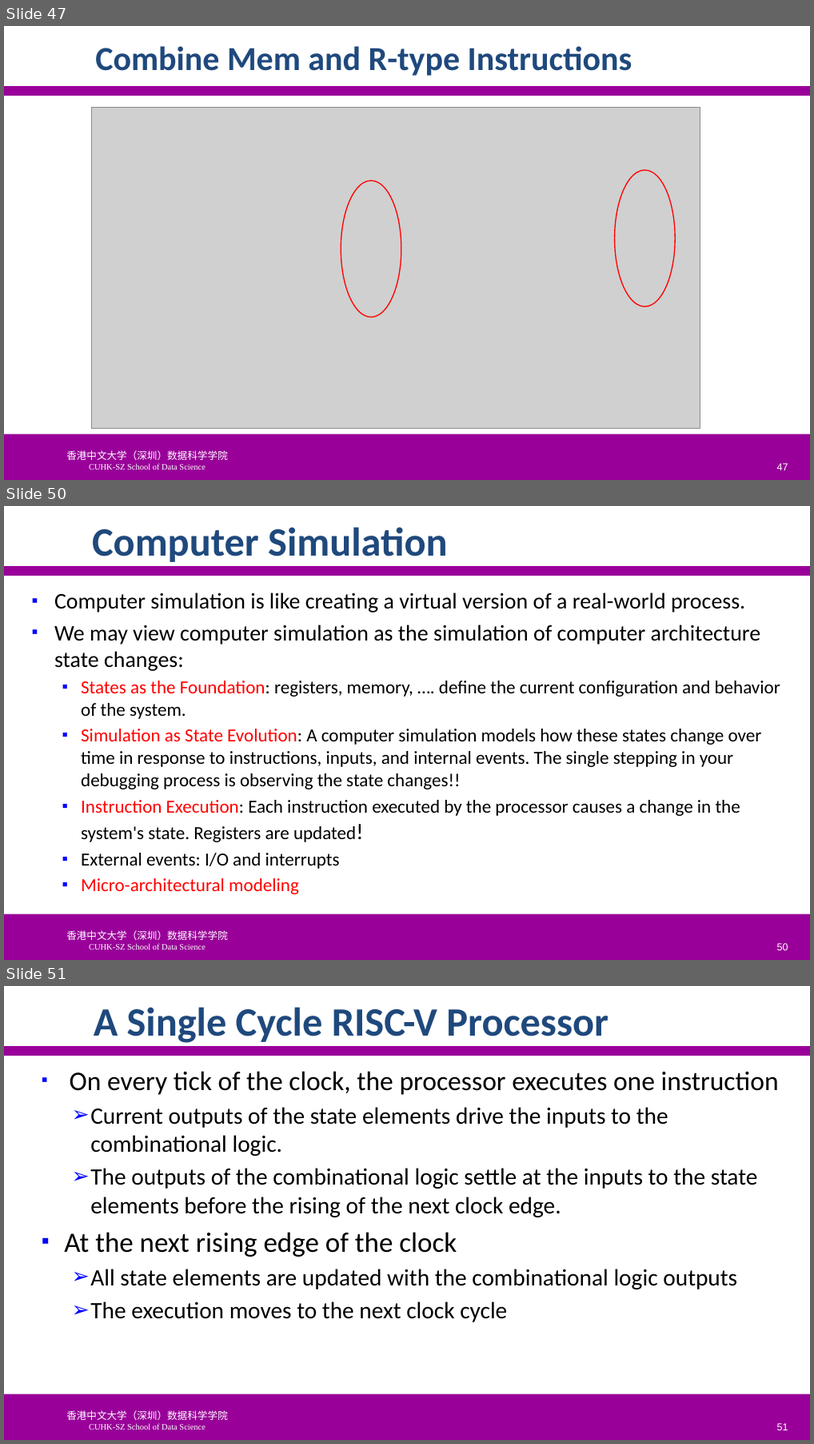
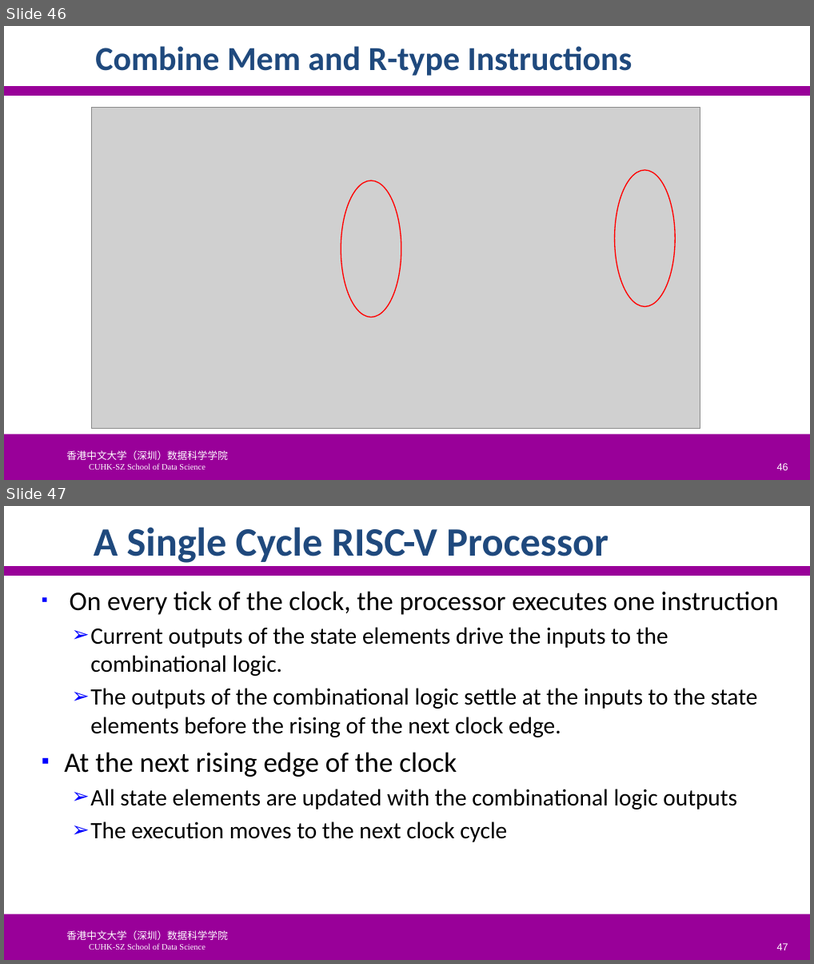
Before and after one commit to SUNCHAOYI923/CMU_CSAPP, a slide deck: slide/CA3060-4-ProcessorArchitecture.pptx. Shown one above the other, each under a label of ours: slides 47, 50 and 51 before the commit, slides 46 and 47 after it; the slides between them are not shown. The pictures are 814x1444 and 814x964 pixels, drawn with LibreOffice and Linux fonts; fonts in the diff are those of the drawing; grey boxes stand for pictures; background and template pictures are left out. Boxes give left, top, right and bottom in pixels: in the first picture for what was removed or moved away, otherwise in the second. Text is boxed around its words. In the diff, an @@ line names an element or a change of style, - is before the commit and + after.

```diff
--- a/slide/CA3060-4-ProcessorArchitecture.pptx
+++ b/slide/CA3060-4-ProcessorArchitecture.pptx
@@ slide 50 removed at [4, 506, 810, 960], background #FFFFFF; not listed: 3 template elements that a slide beside it also shows @@
@@ title removed at [92, 527, 447, 562] @@
-Computer Simulation
@@ text removed at [54, 592, 781, 894] @@
-▪ Computer simulation is like creating a virtual version of a real-world process.
-▪ We may view computer simulation as the simulation of computer architecture state changes:
-  ▪ States as the Foundation: registers, memory, …. define the current configuration and behavior of the system.
-  ▪ Simulation as State Evolution: A computer simulation models how these states change over time in response to instructions, inputs, and internal events. The single stepping in your debugging process is observing the state changes!!
-  ▪ Instruction Execution: Each instruction executed by the processor causes a change in the system's state. Registers are updated!
-  ▪ External events: I/O and interrupts
-  ▪ Micro-architectural modeling
@@ page number removed at [778, 943, 789, 950] @@
-50
@@ what was slide 47 is now slide 46 @@
@@ page number at [778, 463, 789, 470]: text changed @@
-47
+46
@@ what was slide 51 is now slide 47 @@
@@ page number at [778, 943, 789, 950]: text changed @@
-51
+47
```
Also in this commit, not shown: 7 slides changed, 5 slides added, 10 other slides removed, 8 other files.
